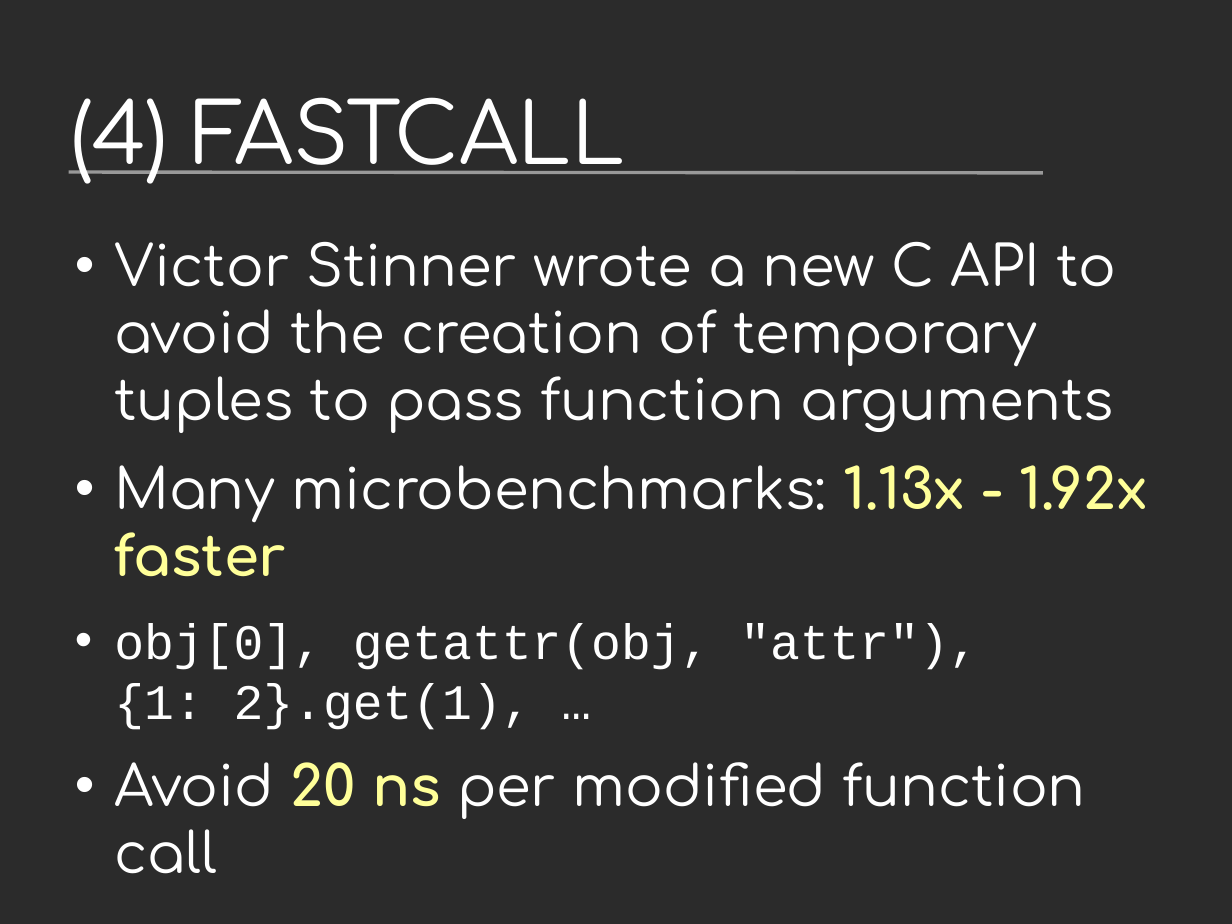
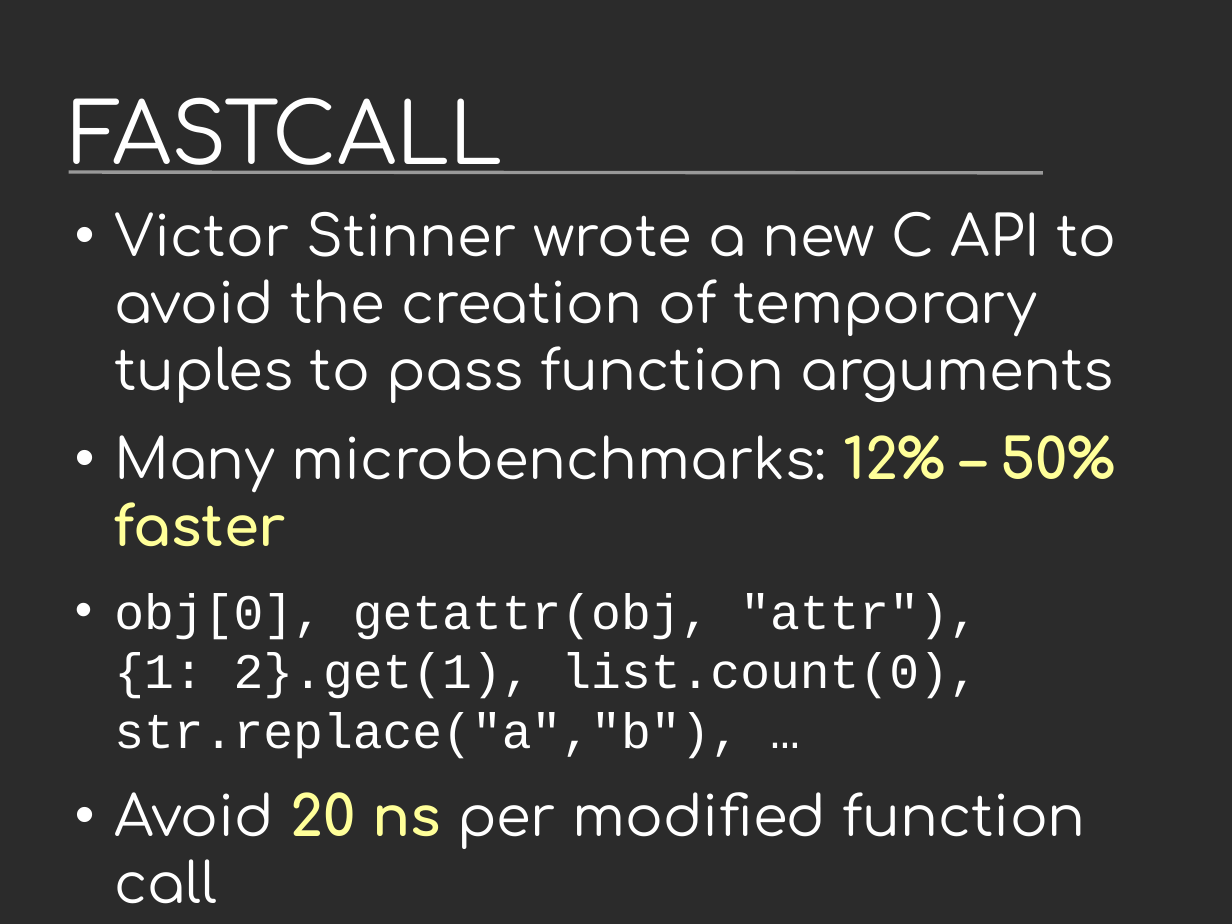
Before and after one commit to vstinner/talks, a slide deck: slide 24 of 2017-PyconUS/python36_opt.odp (slide 23 before the commit). Drawn at 1232x924 pixels with LibreOffice and Linux fonts; fonts in the diff are those of the drawing; background and template pictures are left out; a plain dark background stands for a picture behind light text. Boxes give left, top, right and bottom in pixels: in the first picture for what was removed or moved away, otherwise in the second. Text is boxed around its words. In the diff, an @@ line names an element or a change of style, - is before the commit and + after.

```diff
--- a/2017-PyconUS/python36_opt.odp
+++ b/2017-PyconUS/python36_opt.odp
@@ title at box(71, 97, 503, 174): text changed @@
-(4) FASTCALL
+FASTCALL
@@ text "Victor Stinner wrote a new ...": place and size @@
-text "Victor Stinner wrote a new ..." at box(114, 242, 1148, 819)
+text "Victor Stinner wrote a new ..." at box(114, 212, 1116, 849)
@@ text at box(114, 435, 1116, 759): text changed @@
-• Many microbenchmarks: 1.13x - 1.92x faster
-• obj[0], getattr(obj, "attr"),
-  {1: 2}.get(1), …
+• Many microbenchmarks: 12% – 50% faster
+• obj[0], getattr(obj, "attr"),
+  {1: 2}.get(1), list.count(0), str.replace("a","b"), …
```
Also in this commit, not shown: 22 other slides changed, 2 slides added, 1 other file.
